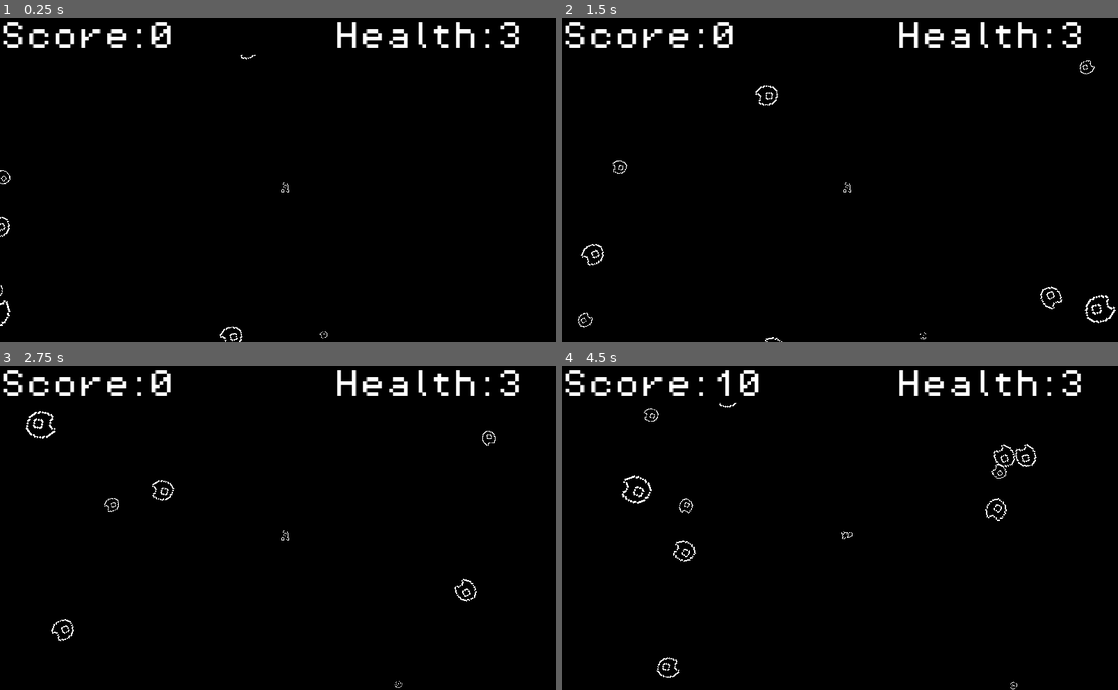
Above: before the commit, frames 1-4 (two rows, left to right).
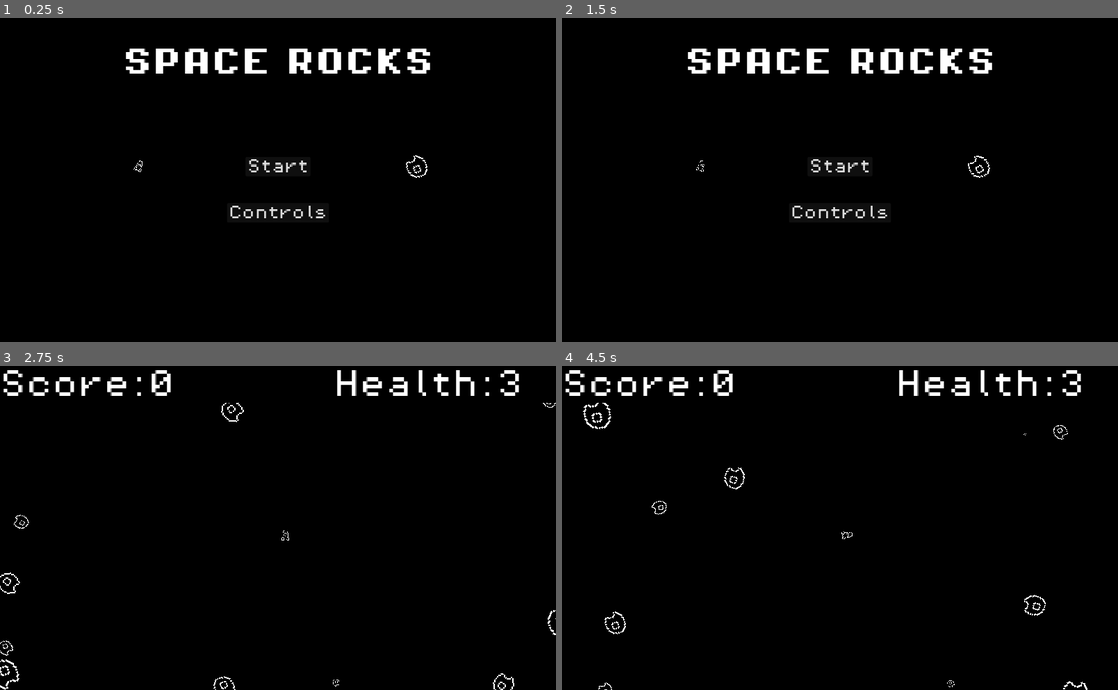
Above: after the commit, the same moments.

Repository: Cryatonic/asteroids-clone
Game: Godot game, scene res://scenes/title_screen.tscn
Same seed, same stepped clock (60 frames per second), same inputs: the game is played once before the commit and once after it. Before the commit the project starts from res://scenes/game.tscn.
Inputs (mouse positions are in pixels of both pictures, inside the frame that each line leads up to):
- Up to frame 1 (0.25 s): no input
- Up to frame 2 (1.5 s): click (840, 212) at 0.5 s, where only the run after the commit has a clickable "Controls"; click (840, 306) at 1.25 s, where only the run after the commit has a clickable "Return"
- Up to frame 3 (2.75 s): click (278, 515) at 2 s, where only the run after the commit has a clickable "Start"
- Up to frame 4 (4.5 s): move the mouse to (962, 511) at 2.77 s; hold D (right_turn) 2.78-3.53 s; hold C (data) 2.78-3.53 s; move the mouse to (728, 544) at 3.52 s; hold S (brake) 3.53-4.28 s; tap Space (shoot) at 3.6 s; move the mouse to (895, 456) at 4.27 s; hold D (right_turn) from 4.28 s (still down); hold Right mouse button (spawn_asteroid) from 4.28 s (still down)

The runs differ from the first frame. In frame 1, 4.3% of the frame differs, in the area x 0-94%, y 1-100%; in frame 2, 4.5%, in the area x 0-100%, y 1-100%; in frame 3, 0.7%; in frame 4, 1.2%.

Commit message:
Added Title & Controls Screens

Diff:
--- a/project.godot
+++ b/project.godot
@@ -11,7 +11,7 @@
 [application]
 
 config/name="Asteroids Clone"
-run/main_scene="res://scenes/game.tscn"
+run/main_scene="res://scenes/title_screen.tscn"
 config/features=PackedStringArray("4.3", "Forward Plus")
 config/icon="res://icon.svg"
 
--- /dev/null
+++ b/scenes/controls_screen.tscn
@@ -0,0 +1,52 @@
+[gd_scene load_steps=5 format=3 uid="uid://xibixcnpg7pq"]
+
+[ext_resource type="Texture2D" uid="uid://2amnisf5kg6b" path="res://assets/sprites/space_background.png" id="1_qxjo4"]
+[ext_resource type="FontFile" uid="uid://70hp6ibwasdw" path="res://assets/fonts/PixelOperator8.ttf" id="2_t568j"]
+[ext_resource type="Script" path="res://scripts/return_button.gd" id="3_a4o53"]
+
+[sub_resource type="LabelSettings" id="LabelSettings_nhet1"]
+font = ExtResource("2_t568j")
+font_size = 32
+
+[node name="ControlsScreen" type="Control"]
+layout_mode = 3
+anchors_preset = 15
+anchor_right = 1.0
+anchor_bottom = 1.0
+grow_horizontal = 2
+grow_vertical = 2
+
+[node name="Background" type="Sprite2D" parent="."]
+texture = ExtResource("1_qxjo4")
+centered = false
+
+[node name="ControlsText" type="Label" parent="."]
+layout_mode = 0
+offset_left = 362.0
+offset_top = 64.0
+offset_right = 838.0
+offset_bottom = 411.0
+text = "W = Forward Thrust
+
+A = Turn Left
+
+D = Turn Right
+
+S = Brake
+
+
+U = Restart"
+label_settings = SubResource("LabelSettings_nhet1")
+
+[node name="ReturnButton" type="Button" parent="."]
+layout_mode = 0
+offset_left = 514.0
+offset_top = 600.0
+offset_right = 686.0
+offset_bottom = 640.0
+theme_override_fonts/font = ExtResource("2_t568j")
+theme_override_font_sizes/font_size = 32
+text = "Return"
+script = ExtResource("3_a4o53")
+
+[connection signal="pressed" from="ReturnButton" to="ReturnButton" method="_on_pressed"]
--- /dev/null
+++ b/scenes/title_screen.tscn
@@ -0,0 +1,69 @@
+[gd_scene load_steps=8 format=3 uid="uid://dtohe65fg6w6o"]
+
+[ext_resource type="Script" path="res://scripts/title_screen.gd" id="1_1jqd3"]
+[ext_resource type="Texture2D" uid="uid://2amnisf5kg6b" path="res://assets/sprites/space_background.png" id="1_gtc25"]
+[ext_resource type="FontFile" uid="uid://bb102lvylv8ep" path="res://assets/fonts/PixelOperator8-Bold.ttf" id="2_n2xi5"]
+[ext_resource type="FontFile" uid="uid://70hp6ibwasdw" path="res://assets/fonts/PixelOperator8.ttf" id="3_6epvu"]
+[ext_resource type="Texture2D" uid="uid://cu0djpjeme7hg" path="res://assets/sprites/ship-sprite.png" id="5_5rgrp"]
+[ext_resource type="Texture2D" uid="uid://n1uw62eh1dnr" path="res://assets/sprites/asteroid-sprite.png" id="6_dqpb6"]
+
+[sub_resource type="LabelSettings" id="LabelSettings_8lctd"]
+font = ExtResource("2_n2xi5")
+font_size = 64
+
+[node name="TitleScreen" type="Control"]
+layout_mode = 3
+anchors_preset = 15
+anchor_right = 1.0
+anchor_bottom = 1.0
+grow_horizontal = 2
+grow_vertical = 2
+script = ExtResource("1_1jqd3")
+
+[node name="Background" type="Sprite2D" parent="."]
+texture = ExtResource("1_gtc25")
+centered = false
+
+[node name="Title" type="Label" parent="."]
+layout_mode = 0
+offset_top = 64.0
+offset_right = 1200.0
+offset_bottom = 128.0
+text = "SPACE ROCKS"
+label_settings = SubResource("LabelSettings_8lctd")
+horizontal_alignment = 1
+vertical_alignment = 1
+
+[node name="StartButton" type="Button" parent="."]
+layout_mode = 0
+offset_left = 530.0
+offset_top = 300.0
+offset_right = 670.0
+offset_bottom = 340.0
+theme_override_fonts/font = ExtResource("3_6epvu")
+theme_override_font_sizes/font_size = 32
+text = "Start"
+icon_alignment = 1
+
+[node name="ControlsButton" type="Button" parent="."]
+layout_mode = 0
+offset_left = 490.0
+offset_top = 400.0
+offset_right = 710.0
+offset_bottom = 440.0
+theme_override_fonts/font = ExtResource("3_6epvu")
+theme_override_font_sizes/font_size = 32
+text = "Controls"
+icon_alignment = 1
+
+[node name="ShipSprite" type="Sprite2D" parent="."]
+position = Vector2(300, 320)
+texture = ExtResource("5_5rgrp")
+
+[node name="AsteroidSprite" type="Sprite2D" parent="."]
+position = Vector2(900, 320)
+scale = Vector2(3, 3)
+texture = ExtResource("6_dqpb6")
+
+[connection signal="pressed" from="StartButton" to="." method="_on_start_button_pressed"]
+[connection signal="pressed" from="ControlsButton" to="." method="_on_controls_button_pressed"]
--- a/scripts/game.gd
+++ b/scripts/game.gd
@@ -74,8 +74,8 @@
 		for each in get_node("AsteroidContainer").get_children():
 			each.queue_free()
 	if get_node("ShipContainer").get_child_count() != 0:
-		for ship in get_node("ShipContainer").get_children():
-			ship.queue_free()
+		for s in get_node("ShipContainer").get_children():
+			s.queue_free()
 
 	await get_tree().process_frame
 
@@ -88,8 +88,8 @@
 	for a in asteroids:
 		a.bound(bounding_box)
 	var ships = get_node("ShipContainer").get_children()
-	for ship in ships:
-		ship.bound(bounding_box)
+	for s in ships:
+		s.bound(bounding_box)
 	var bullets = get_node("BulletContainer").get_children()
 	for bullet in bullets:
 		bullet.bound(bounding_box)
--- /dev/null
+++ b/scripts/return_button.gd
@@ -0,0 +1,15 @@
+extends Button
+
+
+# Called when the node enters the scene tree for the first time.
+func _ready() -> void:
+	pass # Replace with function body.
+
+
+# Called every frame. 'delta' is the elapsed time since the previous frame.
+func _process(delta: float) -> void:
+	pass
+
+
+func _on_pressed() -> void:
+	get_tree().change_scene_to_file("res://scenes/title_screen.tscn")
--- a/scripts/ship.gd
+++ b/scripts/ship.gd
@@ -13,11 +13,11 @@
 
 var score : int = 0
 
-var thrust_power : int = 3750 #Force/Newtons
+var thrust_power : int = 3750 #Force(Newtons)
 var thrust_limit : int = 250 #pixels/sec
 @onready var previous_vel : Vector2 = linear_velocity
 
-var side_thrust_power : int = 4000 #Force/Newtons
+var side_thrust_power : int = 4000 #Force(Newtons)
 var spin_limit : float = 2 * PI #Radians/sec
 
 var thrusting : bool = false
--- /dev/null
+++ b/scripts/title_screen.gd
@@ -0,0 +1,24 @@
+extends Control
+class_name TitleScreen
+
+var spin_time : float = 4.0
+@onready var ship_sprite: Sprite2D = $ShipSprite
+@onready var asteroid_sprite: Sprite2D = $AsteroidSprite
+
+# Called when the node enters the scene tree for the first time.
+func _ready() -> void:
+	pass
+
+
+# Called every frame. 'delta' is the elapsed time since the previous frame.
+func _process(_delta: float) -> void:
+	ship_sprite.rotate(2 * PI / spin_time * _delta)
+	asteroid_sprite.rotate(2 * PI / spin_time * _delta)
+
+
+func _on_start_button_pressed() -> void:
+	get_tree().change_scene_to_file("res://scenes/game.tscn")
+
+
+func _on_controls_button_pressed() -> void:
+	get_tree().change_scene_to_file("res://scenes/controls_screen.tscn")
